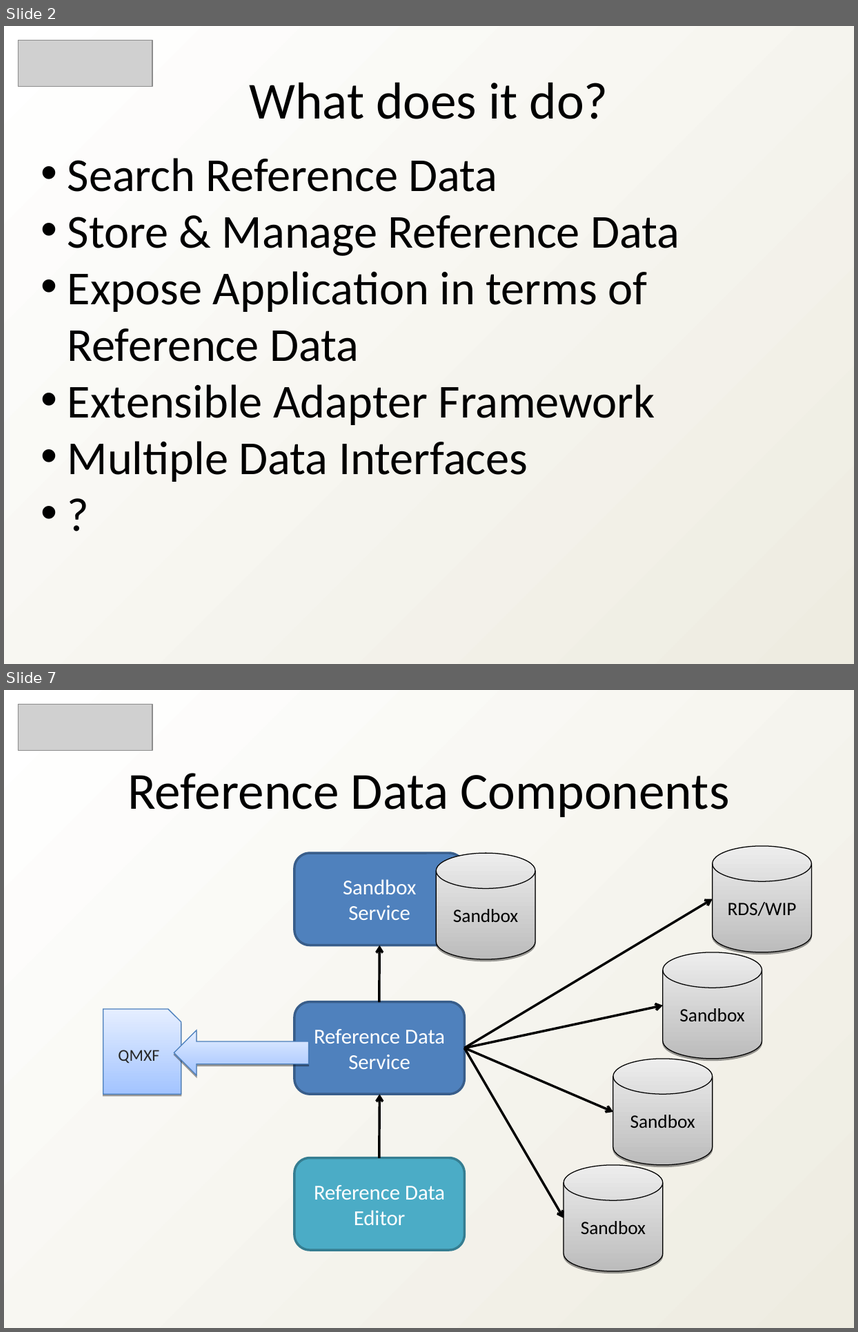
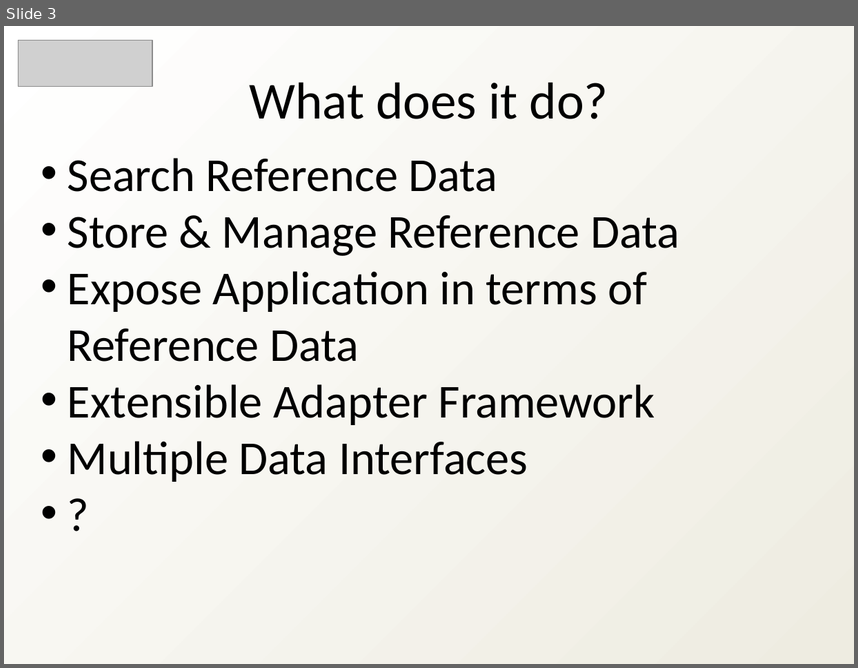
Before and after one commit to heyena/iring-tools, a slide deck: trunk/Documentation/iRINGTools_Overview_v2.1.0.ppt. Shown one above the other, each under a label of ours: slides 2 and 7 before the commit, slide 3 after it; the slides between them are not shown. The pictures are 858x1332 and 858x668 pixels, drawn with LibreOffice and Linux fonts; fonts in the diff are those of the drawing; grey boxes stand for pictures. Boxes give left, top, right and bottom in pixels: in the first picture for what was removed or moved away, otherwise in the second. Text is boxed around its words. In the diff, an @@ line names an element or a change of style, - is before the commit and + after.

```diff
--- a/trunk/Documentation/iRINGTools_Overview_v2.1.0.ppt
+++ b/trunk/Documentation/iRINGTools_Overview_v2.1.0.ppt
@@ slide 7 removed at bbox=[4, 690, 854, 1328], background gradient #FFFFFF to #EEECE1 @@
@@ picture removed at bbox=[18, 704, 153, 750] @@
@@ text removed at bbox=[128, 773, 730, 817] @@
-Reference Data Components
@@ rounded rectangle removed at bbox=[294, 854, 465, 945] @@
-Sandbox
-Service
@@ cylinder removed at bbox=[436, 854, 535, 960] @@
-Sandbox
@@ cylinder removed at bbox=[712, 845, 811, 952] @@
-RDS/WIP
@@ arrow removed from (465, 1048) to (712, 899) @@
@@ arrow removed from (379, 1002) to (380, 945) @@
@@ cylinder removed at bbox=[663, 952, 762, 1058] @@
-Sandbox
@@ freeform shape removed at bbox=[103, 1009, 181, 1094] @@
-QMXF
@@ rounded rectangle removed at bbox=[294, 1002, 465, 1094] @@
-Reference Data Service
@@ arrow removed from (465, 1048) to (663, 1005) @@
@@ left arrow removed at bbox=[174, 1030, 308, 1075] @@
@@ arrow removed from (465, 1048) to (613, 1112) @@
@@ arrow removed from (465, 1048) to (564, 1218) @@
@@ cylinder removed at bbox=[613, 1058, 713, 1164] @@
-Sandbox
@@ arrow removed from (379, 1158) to (380, 1094) @@
@@ rounded rectangle removed at bbox=[294, 1158, 465, 1250] @@
-Reference Data Editor
@@ cylinder removed at bbox=[564, 1164, 663, 1270] @@
-Sandbox
@@ what was slide 2 is now slide 3 @@
```
Also in this commit, not shown: 2 slides changed, 18 slides added, 16 other slides removed, 1 other file.
